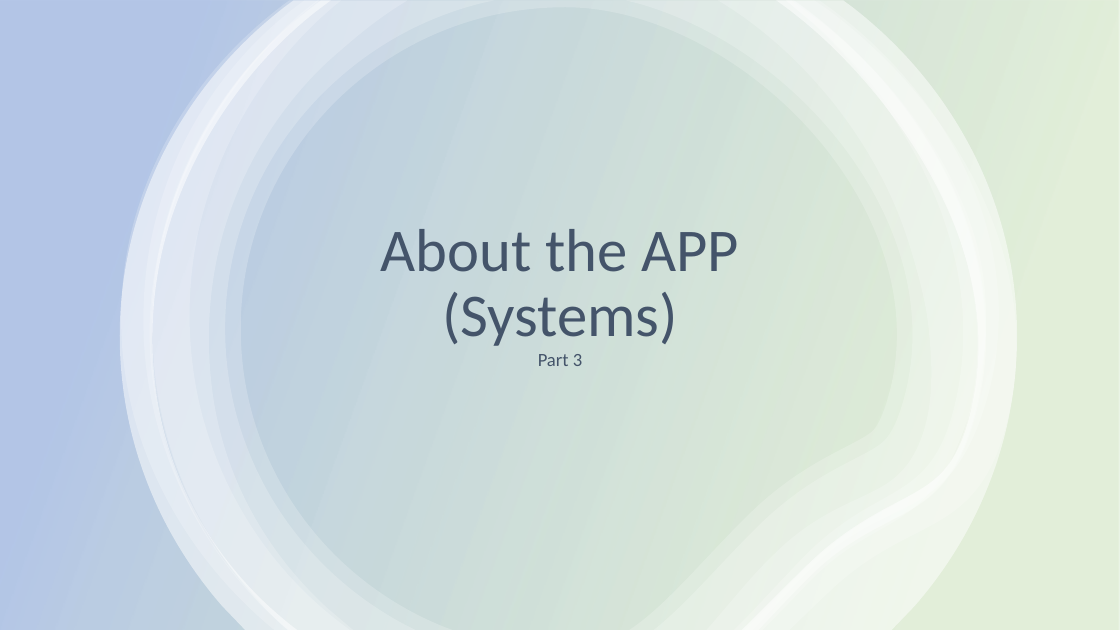
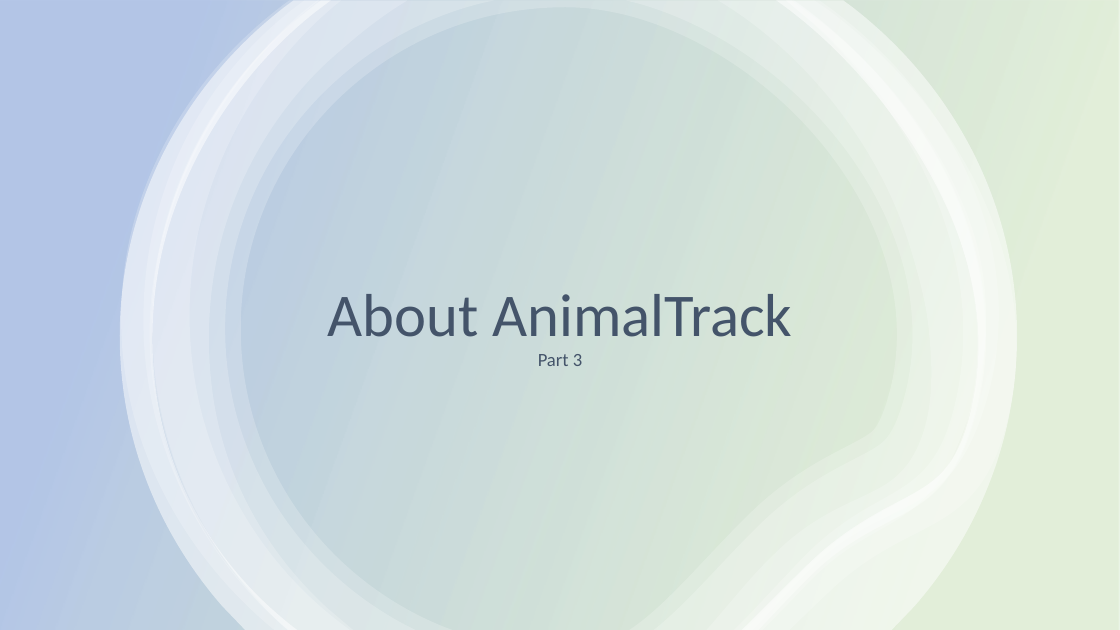
Before and after one commit to animaltrackapp/AnimalTrack, a slide deck: slide 6 of Document Files/Marketing PPT.pptx (slide 5 before the commit). Drawn at 1120x630 pixels with LibreOffice and Linux fonts; fonts in the diff are those of the drawing. Boxes give left, top, right and bottom in pixels: in the first picture for what was removed or moved away, otherwise in the second. Text is boxed around its words. In the diff, an @@ line names an element or a change of style, - is before the commit and + after.

```diff
--- a/Document Files/Marketing PPT.pptx
+++ b/Document Files/Marketing PPT.pptx
@@ title at (x1=328, y1=294, x2=792, y2=366): text changed @@
-About the APP (Systems)
-Part 3
+About AnimalTrack
+Part 3
```
Also in this commit, not shown: 5 other slides changed, 4 slides added, 2 other files.
